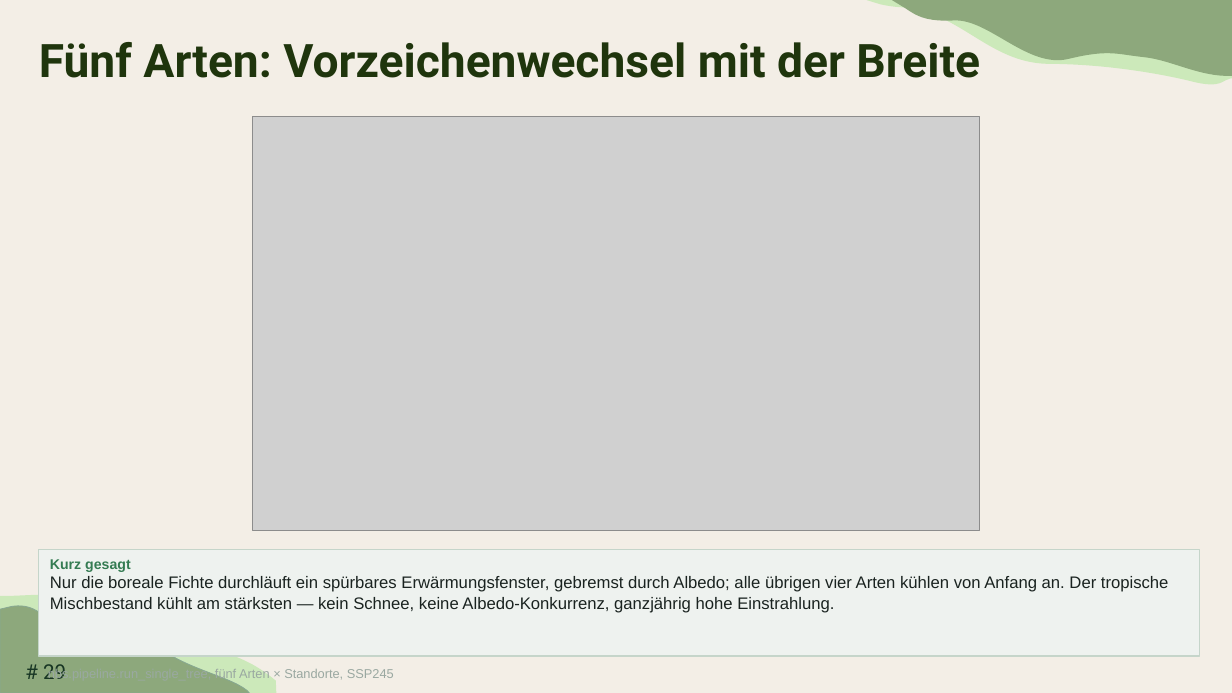
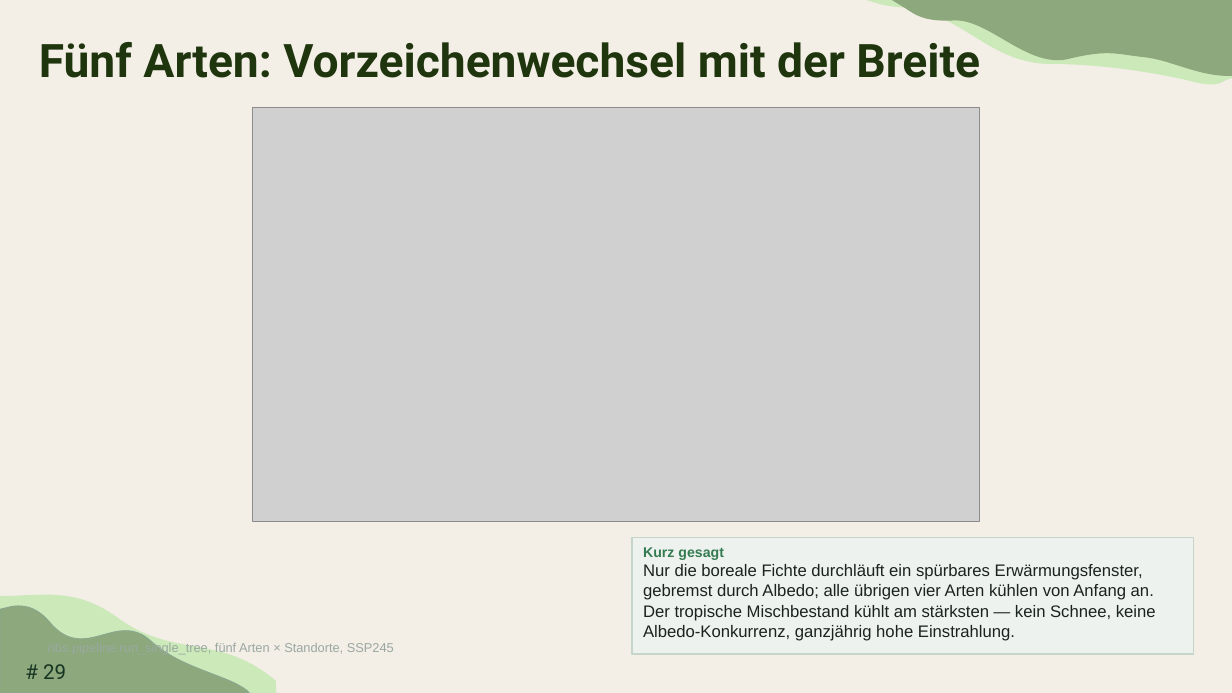
Before and after one commit to TimoDiepers/woodway, a slide deck: slide 29 of docs/slides/dissvortrag.pptx. Drawn at 1232x693 pixels with LibreOffice and Linux fonts; fonts in the diff are those of the drawing; grey boxes stand for pictures. Boxes give left, top, right and bottom in pixels: in the first picture for what was removed or moved away, otherwise in the second. Text is boxed around its words. In the diff, an @@ line names an element or a change of style, - is before the commit and + after.

```diff
--- a/docs/slides/dissvortrag.pptx
+++ b/docs/slides/dissvortrag.pptx
@@ picture: place and size @@
-picture at (252,116,981,531)
+picture at (252,107,981,521)
@@ rectangle "Kurz gesagt": place and size @@
-rectangle "Kurz gesagt" at (39,550,1200,656)
+rectangle "Kurz gesagt" at (632,538,1194,654)
@@ text "nbs.pipeline.run_single_tree, fünf Arten × Standorte, ...": place and size @@
-text "nbs.pipeline.run_single_tree, fünf Arten × Standorte, ..." at (48,668,394,681)
+text "nbs.pipeline.run_single_tree, fünf Arten × Standorte, ..." at (48,642,394,655)
```
Also in this commit, not shown: 6 other slides changed.
